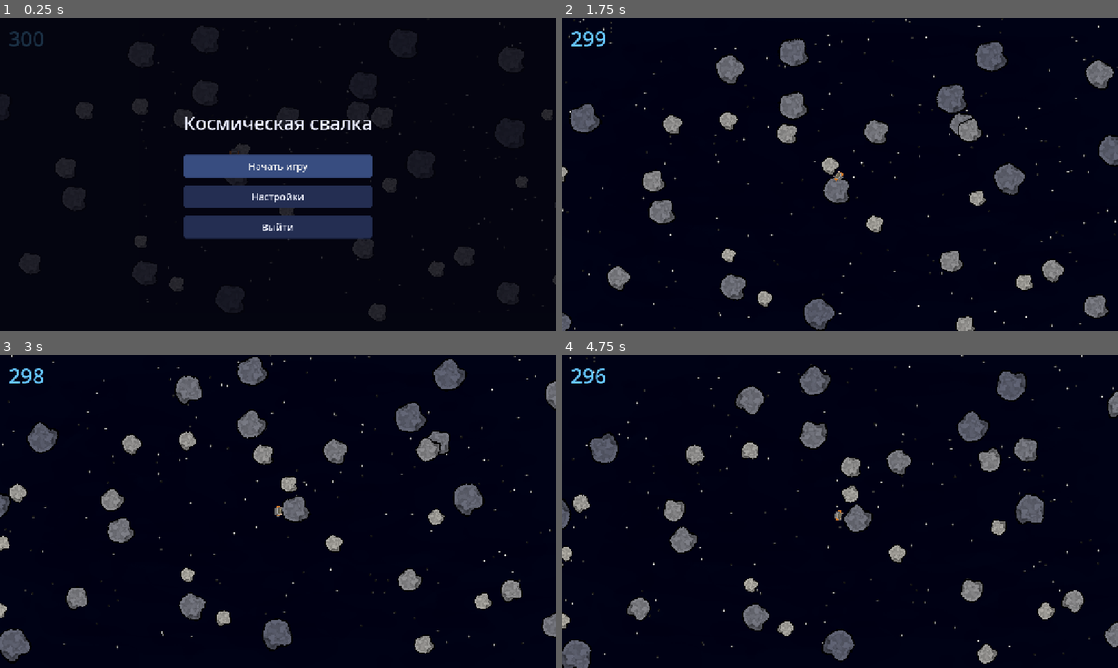
Above: before the commit, frames 1-4 (two rows, left to right).
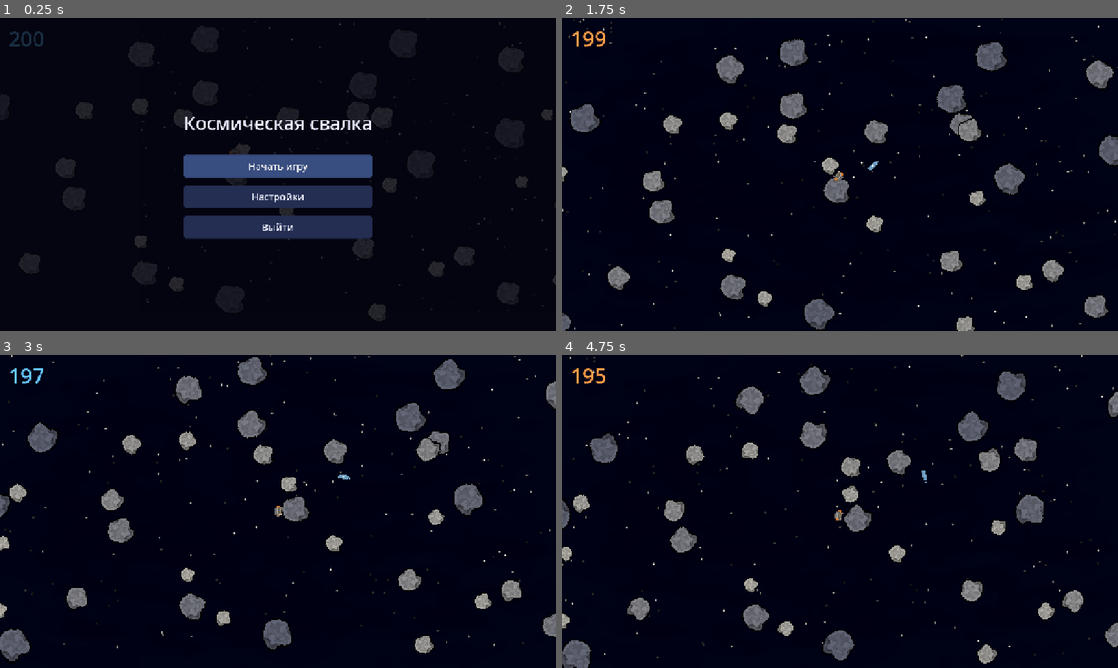
Above: after the commit, the same moments.

Repository: xOnelinx/-space_scrapheap
Game: Godot game, scene res://scenes/main.tscn
Two runs of this game, one before a commit and one after it. Both use one fixed random seed, a clock stepped at 60 frames per second and the inputs below.
Inputs (mouse positions are in pixels of both pictures, inside the frame that each line leads up to):
- Up to frame 1 (0.25 s): no input
- Up to frame 2 (1.75 s): click "Начать игру" at 0.5 s; move the mouse to (962, 158) at 1.27 s; hold D from 1.28 s (still down); click (962, 158) at 1.42 s
- Up to frame 3 (3 s): move the mouse to (166, 527) at 2.02 s; release D at 2.03 s; hold A 2.03-2.78 s; click (166, 527) at 2.17 s; move the mouse to (333, 442) at 2.77 s; hold D from 2.78 s (still down); click (333, 442) at 2.92 s
- Up to frame 4 (4.75 s): move the mouse to (812, 574) at 3.52 s; click (812, 574) at 3.67 s; move the mouse to (1006, 558) at 4.27 s; release D at 4.28 s; hold A from 4.28 s (still down); click (1006, 558) at 4.42 s

The runs differ from the first frame. In frame 1, less than 0.1% of the frame differs, in the area x 1-50%, y 6-44%; in frame 2, 0.2%; in frame 3, 0.1%; in frame 4, 0.2%, in the area x 1-66%, y 4-41%.

Commit message:
расход кислорода и лут

Diff:
--- /dev/null
+++ b/godot/scenes/loot.tscn
@@ -0,0 +1,11 @@
+[gd_scene format=3 uid="uid://clootoxygen01"]
+
+[ext_resource type="Script" path="res://scripts/loot.gd" id="1_loot"]
+[ext_resource type="Texture2D" path="res://assets/oxygen.png" id="2_tex"]
+
+[node name="Loot" type="Node2D"]
+script = ExtResource("1_loot")
+
+[node name="Sprite" type="Sprite2D" parent="."]
+texture_filter = 0
+texture = ExtResource("2_tex")
--- /dev/null
+++ b/godot/scripts/loot.gd
@@ -0,0 +1,137 @@
+class_name Loot
+extends Node2D
+
+## Баллон кислорода. Летит сам и отскакивает от любого камня.
+
+const PICKUP_REACH := 18.0
+const OXYGEN_GRANT := 600.0
+const WORLD_HEIGHT := 28.0
+const HIT_RADIUS := 9.0
+const MASS := 40.0
+const RESTITUTION := 0.55
+const FRICTION := 0.2
+
+var velocity := Vector2.ZERO
+var spin := 0.0
+var _taken := false
+
+
+func _ready() -> void:
+	add_to_group("loot")
+	z_index = 12
+	_fit_sprite()
+
+
+func place_near(rock: Node2D) -> void:
+	var body := rock as SpaceRock
+	var hit := body.get_hit_radius() if body != null else 26.0
+	global_position = rock.global_position + Vector2(hit + HIT_RADIUS + 48.0, -36.0)
+	velocity = Vector2(22.0, -14.0)
+	spin = 0.7
+	_shove_clear()
+
+
+func _fit_sprite() -> void:
+	var sprite := get_node_or_null("Sprite") as Sprite2D
+	var tex_h := 64.0
+	if sprite != null and sprite.texture != null and sprite.texture.get_height() > 0:
+		tex_h = float(sprite.texture.get_height())
+	var sprite_scale := WORLD_HEIGHT / tex_h
+	scale = Vector2(sprite_scale, sprite_scale)
+
+
+func _physics_process(delta: float) -> void:
+	if _taken:
+		return
+	global_position += velocity * delta
+	rotation += spin * delta
+	for node in get_tree().get_nodes_in_group("space_rocks"):
+		var rock := node as SpaceRock
+		if rock != null:
+			_bounce_rock(rock)
+	_try_pickup()
+
+
+func _try_pickup() -> void:
+	var wanderer := get_tree().get_first_node_in_group("wanderer") as Wanderer
+	if wanderer == null:
+		return
+	if global_position.distance_squared_to(wanderer.global_position) > PICKUP_REACH * PICKUP_REACH:
+		return
+	if not wanderer.grant_oxygen(OXYGEN_GRANT):
+		return
+	_taken = true
+	queue_free()
+
+
+func _shove_clear() -> void:
+	for node in get_tree().get_nodes_in_group("space_rocks"):
+		var rock := node as SpaceRock
+		if rock != null:
+			_separate(rock)
+
+
+func _bounce_rock(rock: SpaceRock) -> void:
+	var delta := rock.global_position - global_position
+	var dist := delta.length()
+	var min_dist := HIT_RADIUS + rock.get_hit_radius()
+	if dist >= min_dist or min_dist <= 0.0:
+		return
+	var normal := delta / dist if dist > 0.01 else Vector2.RIGHT
+	var tangent := Vector2(-normal.y, normal.x)
+	var inv_loot := 1.0 / MASS
+	var inv_rock := 1.0 / rock.get_mass()
+	var pen := min_dist - dist
+	var corr := pen / (inv_loot + inv_rock)
+	global_position -= normal * corr * inv_loot
+	rock.global_position += normal * corr * inv_rock
+
+	var contact := global_position + normal * HIT_RADIUS
+	var rel := velocity_at(contact) - rock.velocity_at(contact)
+	var approach := rel.dot(normal)
+	if approach <= 0.0:
+		return
+	var jn := (1.0 + RESTITUTION) * approach / (inv_loot + inv_rock)
+	var impulse_n := normal * jn
+	apply_impulse(-impulse_n, contact)
+	rock.apply_impulse(impulse_n, contact)
+
+	rel = velocity_at(contact) - rock.velocity_at(contact)
+	var slip := rel.dot(tangent)
+	var inv_t := inv_loot + inv_rock + (HIT_RADIUS * HIT_RADIUS) / get_inertia() + (rock.get_hit_radius() * rock.get_hit_radius()) / rock.get_inertia()
+	var jt := clampf(slip / inv_t, -FRICTION * jn, FRICTION * jn)
+	var impulse_t := tangent * jt
+	apply_impulse(-impulse_t, contact)
+	rock.apply_impulse(impulse_t, contact)
+
+
+func _separate(rock: SpaceRock) -> void:
+	var delta := rock.global_position - global_position
+	var dist := delta.length()
+	var min_dist := HIT_RADIUS + rock.get_hit_radius()
+	if dist >= min_dist or min_dist <= 0.0:
+		return
+	var normal := delta / dist if dist > 0.01 else Vector2.RIGHT
+	global_position -= normal * (min_dist - dist + 2.0)
+
+
+func get_mass() -> float:
+	return MASS
+
+
+func get_inertia() -> float:
+	return 0.5 * MASS * HIT_RADIUS * HIT_RADIUS
+
+
+func velocity_at(world_point: Vector2) -> Vector2:
+	var offset := world_point - global_position
+	return velocity + spin * Vector2(-offset.y, offset.x)
+
+
+func apply_impulse(impulse: Vector2, world_point: Vector2) -> void:
+	velocity += impulse / MASS
+	var offset := world_point - global_position
+	var torque := offset.x * impulse.y - offset.y * impulse.x
+	var inertia := get_inertia()
+	if inertia > 0.0:
+		spin += torque / inertia
--- a/godot/scripts/rock_river.gd
+++ b/godot/scripts/rock_river.gd
@@ -6,6 +6,7 @@
 ## flow_density в настройках пока не влияет на раскладку.
 
 const _ROCK_SCENE := preload("res://scenes/space_rock.tscn")
+const _LOOT_SCENE := preload("res://scenes/loot.tscn")
 const _START_ROCK_NAME := "StaticNear"
 const DENSITY_MIN := 2
 const DENSITY_MAX := 5
@@ -36,6 +37,7 @@
 
 func _ready() -> void:
 	_assign_depths()
+	_spawn_start_loot()
 
 
 func _physics_process(_delta: float) -> void:
@@ -170,6 +172,17 @@
 		rock.apply_depth_look()
 
 
+func _spawn_start_loot() -> void:
+	## Один баллон в кадре старта, не на камне.
+	var start := get_node_or_null(_START_ROCK_NAME) as Node2D
+	if start == null or get_parent() == null:
+		return
+	var loot := _LOOT_SCENE.instantiate() as Loot
+	loot.name = "Loot"
+	add_child(loot)
+	loot.place_near(start)
+
+
 func _overlap_amount(rock: SpaceRock) -> float:
 	var amount := 0.0
 	var radius := rock.get_hit_radius()
--- a/godot/scripts/wanderer.gd
+++ b/godot/scripts/wanderer.gd
@@ -16,8 +16,11 @@
 const DOOM_INPUT_GRACE := 0.35
 const RESPAWN_INPUT_PAUSE := 0.45
 const LOST_DOOM_DELAY := 6.0
-const OXYGEN_SECONDS := 300.0
+const OXYGEN_SECONDS := 1800.0
+const OXYGEN_START := 200.0
+const OXYGEN_DOUBLE_PER_HOLD := 5.0
 const OXYGEN_COLOR := Color(0.4, 0.78, 1.0)
+const OXYGEN_DOUBLE_COLOR := Color(1.0, 0.62, 0.28)
 const LOST_DEATH_TEXT := "Вы умерли.\nБесконечно скитаясь в космосе.\n\nНажмите мышь — начать снова"
 const OXYGEN_DEATH_TEXT := "В космосе нет кислорода, как и в ваших легких\n\nНажмите мышь — начать снова"
 const MASS := 26.0 * 26.0
@@ -35,16 +38,20 @@
 
 var _charging := false
 var _charge := 0.0
+var _hold_time := 0.0
+var _oxygen_double := 0.0
 var _self_radius := 0.0
 var _dead := false
 var _controls_locked := true
 var _lost_time := 0.0
-var _oxygen := OXYGEN_SECONDS
+var _oxygen := OXYGEN_START
+var _oxygen_flash := 0.0
 var _oxygen_label: Label
 
 
 func _ready() -> void:
 	motion_mode = MOTION_MODE_FLOATING
+	add_to_group("wanderer")
 	_self_radius = _own_hit_radius()
 	_controls_locked = true
 	_clear_charge()
@@ -94,6 +101,7 @@
 			if docked:
 				_charging = true
 				_charge = 0.0
+				_hold_time = 0.0
 				get_viewport().set_input_as_handled()
 		else:
 			if _charging:
@@ -119,6 +127,7 @@
 		rock.apply_impulse(impulse, global_position)
 	else:
 		velocity = desired + _space_velocity(left_rock)
+	_oxygen_double += _hold_time * OXYGEN_DOUBLE_PER_HOLD
 	_clear_charge()
 	undock()
 
@@ -169,13 +178,44 @@
 	_refresh_oxygen_label()
 
 
+func grant_oxygen(seconds: float) -> bool:
+	## Полный запас не забирает баллон: касание впустую его не съедает.
+	if _dead or _controls_locked or seconds <= 0.0:
+		return false
+	var room := OXYGEN_SECONDS - _oxygen
+	if room < 1.0:
+		return false
+	_oxygen += minf(seconds, room)
+	_oxygen_flash = 0.45
+	_refresh_oxygen_label()
+	return true
+
+
 func _tick_oxygen(delta: float) -> bool:
-	_oxygen = maxf(0.0, _oxygen - delta)
+	var rate := 1.0
+	if _oxygen_double > 0.0:
+		rate = 2.0
+		_oxygen_double = maxf(0.0, _oxygen_double - delta)
+	_oxygen = maxf(0.0, _oxygen - delta * rate)
 	_refresh_oxygen_label()
+	_tick_oxygen_flash(delta)
 	if _oxygen > 0.0:
 		return false
 	_begin_doom(OXYGEN_DEATH_TEXT)
 	return true
+
+
+func _tick_oxygen_flash(delta: float) -> void:
+	if _oxygen_label == null:
+		return
+	if _oxygen_flash > 0.0:
+		_oxygen_flash = maxf(0.0, _oxygen_flash - delta)
+		var t := clampf(_oxygen_flash / 0.45, 0.0, 1.0)
+		_oxygen_label.add_theme_color_override("font_color", OXYGEN_COLOR.lerp(Color(0.9, 0.97, 1.0), t))
+	elif _oxygen_double > 0.0:
+		_oxygen_label.add_theme_color_override("font_color", OXYGEN_DOUBLE_COLOR)
+	else:
+		_oxygen_label.add_theme_color_override("font_color", OXYGEN_COLOR)
 
 
 func _refresh_oxygen_label() -> void:
@@ -273,6 +313,7 @@
 			_face_on_surface()
 			return
 		if _charging:
+			_hold_time += delta
 			_charge = minf(1.0, _charge + delta / CHARGE_TIME)
 		else:
 			_walk_on_surface(delta)
@@ -399,6 +440,7 @@
 func _clear_charge() -> void:
 	_charging = false
 	_charge = 0.0
+	_hold_time = 0.0
 
 
 func _own_hit_radius() -> float:
--- /dev/null
+++ b/godot/tests/verify_loot.gd
@@ -0,0 +1,93 @@
+extends SceneTree
+
+## Один свободный баллон у старта. Отскакивает от камня любой глубины.
+
+
+func _initialize() -> void:
+	call_deferred("_run")
+
+
+func _run() -> void:
+	var err := change_scene_to_file("res://scenes/main.tscn")
+	if err != OK:
+		quit(1)
+		return
+	for _i in 4:
+		await process_frame
+
+	var loots := get_nodes_in_group("loot")
+	if loots.size() != 1:
+		push_error("На старте должен быть один баллон, сейчас %d" % loots.size())
+		quit(1)
+		return
+
+	var loot := loots[0] as Loot
+	if loot.get_parent() is SpaceRock:
+		push_error("Баллон не должен висеть на астероиде")
+		quit(1)
+		return
+
+	var start := get_current_scene().get_node("Bodies/StaticNear") as SpaceRock
+	var gap := loot.global_position.distance_to(start.global_position) - start.get_hit_radius() - Loot.HIT_RADIUS
+	if gap < 8.0:
+		push_error("Баллон внутри стартового камня")
+		quit(1)
+		return
+	var wanderer := get_current_scene().get_node("Wanderer") as Wanderer
+	if loot.global_position.distance_to(wanderer.global_position) > 320.0:
+		push_error("Баллон не в стартовом кадре")
+		quit(1)
+		return
+
+	var rock_a: SpaceRock = null
+	var rock_b: SpaceRock = null
+	for node in get_nodes_in_group("space_rocks"):
+		var rock := node as SpaceRock
+		if rock == start:
+			continue
+		if rock_a == null:
+			rock_a = rock
+			continue
+		if rock.depth != rock_a.depth:
+			rock_b = rock
+			break
+	if rock_a == null or rock_b == null:
+		push_error("Нет двух камней разной глубины")
+		quit(1)
+		return
+	if not _bounces_off(loot, rock_a) or not _bounces_off(loot, rock_b):
+		push_error("Баллон должен отскакивать от камней любой глубины")
+		quit(1)
+		return
+
+	wanderer._controls_locked = false
+	wanderer._oxygen = 1800.0
+	wanderer.global_position = loot.global_position
+	loot._physics_process(0.016)
+	if loot.is_queued_for_deletion():
+		push_error("Полный запас не должен забирать баллон")
+		quit(1)
+		return
+
+	wanderer._oxygen = 100.0
+	loot._physics_process(0.016)
+	if not loot.is_queued_for_deletion() or absf(wanderer._oxygen - 700.0) > 0.01:
+		push_error("Подбор: кислород %.1f" % wanderer._oxygen)
+		quit(1)
+		return
+
+	print("LOOT_OK")
+	quit(0)
+
+
+func _bounces_off(loot: Loot, rock: SpaceRock) -> bool:
+	rock.drift_velocity = Vector2.ZERO
+	rock.spin = 0.0
+	var min_dist := Loot.HIT_RADIUS + rock.get_hit_radius()
+	loot.global_position = rock.global_position + Vector2(min_dist + 4.0, 0.0)
+	loot.velocity = Vector2(-120.0, 0.0)
+	loot.spin = 0.0
+	for _i in 6:
+		loot._physics_process(0.05)
+	var outside := loot.global_position.distance_to(rock.global_position) >= min_dist - 0.5
+	return outside and loot.velocity.x > 0.0
Binary file added: godot/assets/oxygen.png
Not shown, added: godot/assets/oxygen.png.import
Not shown, added: godot/scripts/loot.gd.uid
Not shown, added: godot/tests/verify_loot.gd.uid
